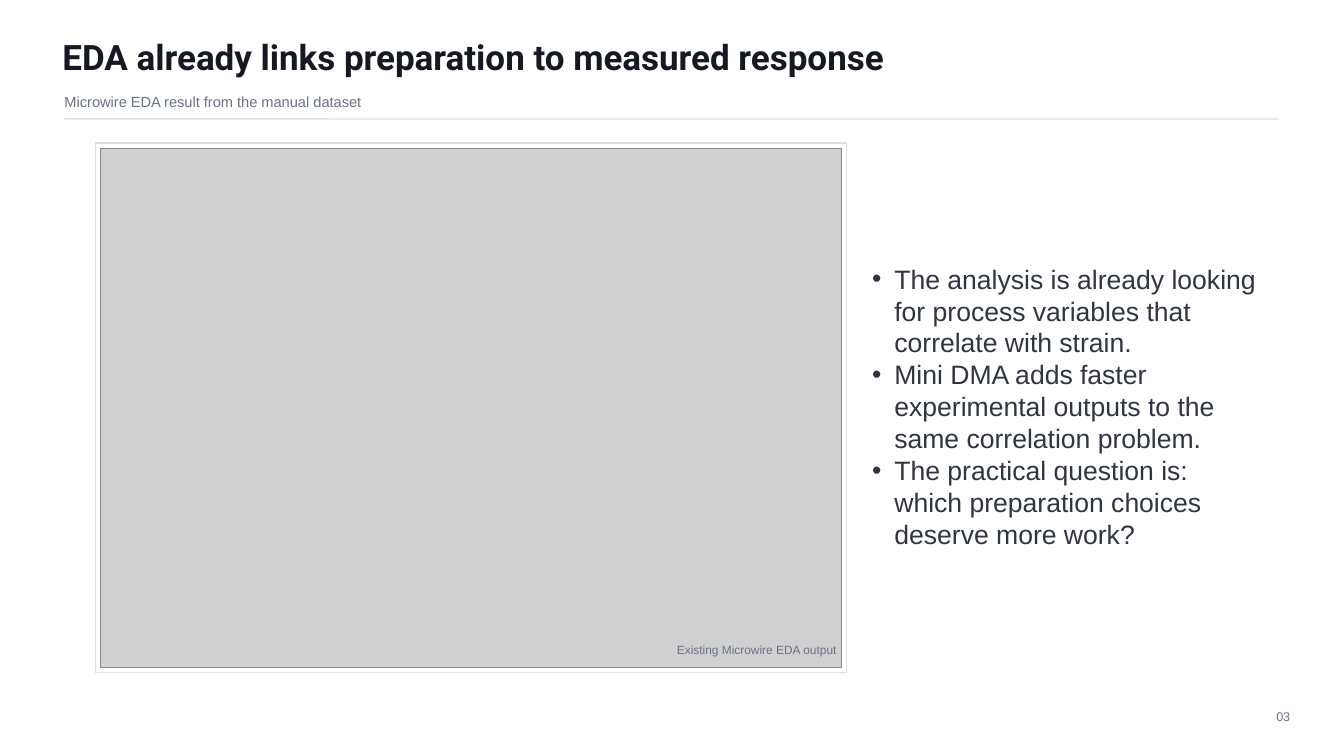
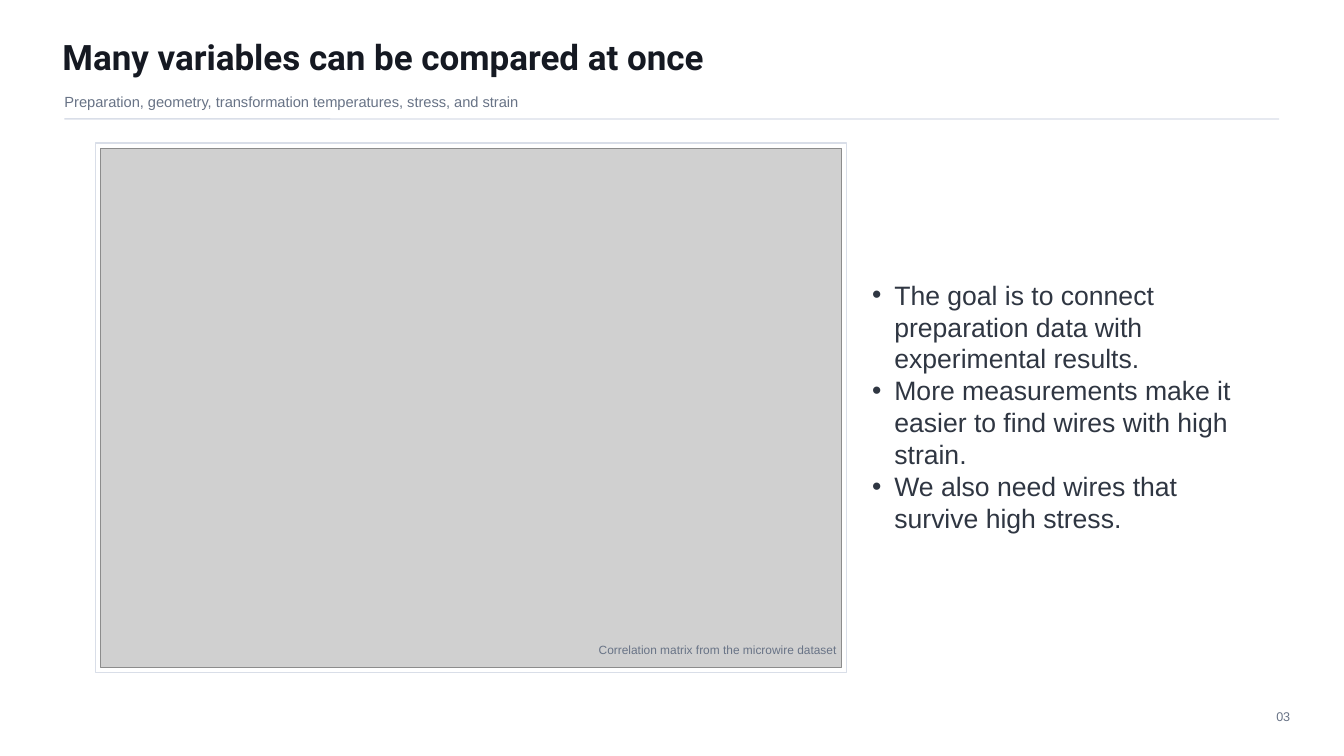
Before and after one commit to MMMM2000/PyPlot, a slide deck: slide 3 of docs/assets/presentations/mini_dma_colloquium_2026-05-21_revised.pptx. Drawn at 1344x756 pixels with LibreOffice and Linux fonts; fonts in the diff are those of the drawing; grey boxes stand for pictures. Boxes give left, top, right and bottom in pixels: in the first picture for what was removed or moved away, otherwise in the second. Text is boxed around its words. In the diff, an @@ line names an element or a change of style, - is before the commit and + after.

```diff
--- a/docs/assets/presentations/mini_dma_colloquium_2026-05-21_revised.pptx
+++ b/docs/assets/presentations/mini_dma_colloquium_2026-05-21_revised.pptx
@@ text at box(62, 43, 703, 78): text changed @@
-EDA already links preparation to measured response
+Many variables can be compared at once
@@ text at box(64, 96, 519, 110): text changed @@
-Microwire EDA result from the manual dataset
+Preparation, geometry, transformation temperatures, stress, and strain
@@ text at box(894, 285, 1230, 533): text changed @@
-• The analysis is already looking for process variables that correlate with strain.
-• Mini DMA adds faster experimental outputs to the same correlation problem.
-• The practical question is: which preparation choices deserve more work?
+• The goal is to connect preparation data with experimental results.
+• More measurements make it easier to find wires with high strain.
+• We also need wires that survive high stress.
@@ text at box(599, 645, 836, 654): text changed @@
-Existing Microwire EDA output
+Correlation matrix from the microwire dataset
```
Also in this commit, not shown: 1 other slide changed, 1 slide added, 1 slide removed.
